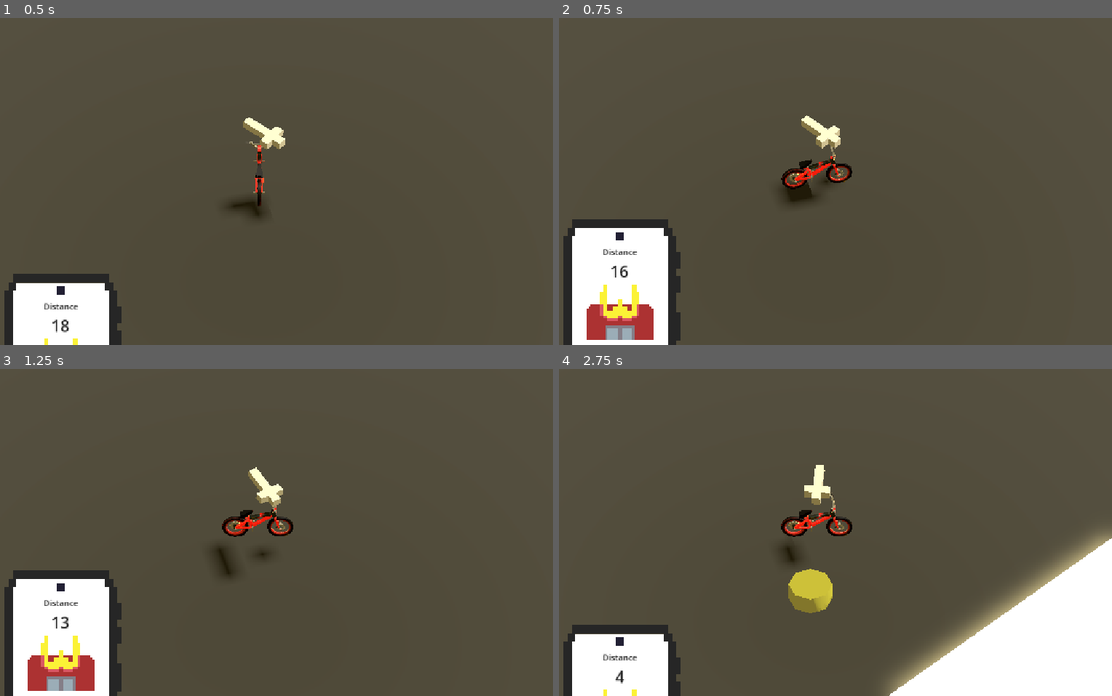
Above: before the commit, frames 1-4 (two rows, left to right).
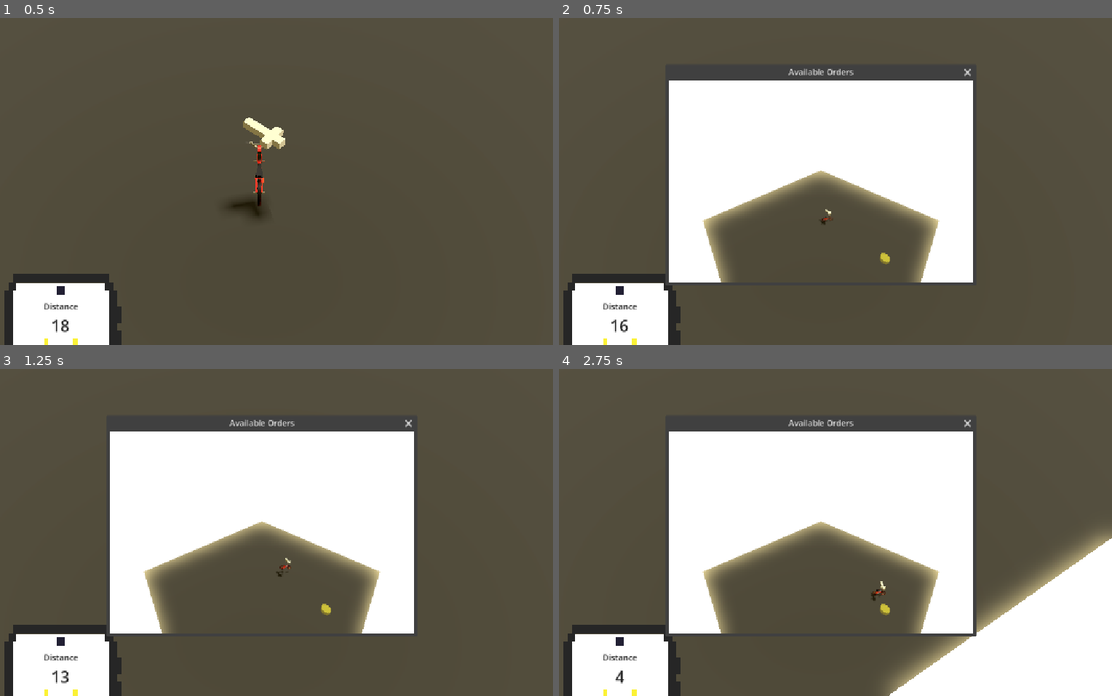
Above: after the commit, the same moments.

Repository: JustThomi/gmtk2026
Game: Godot game, scene res://src/scenes/world.tscn
Same seed, same stepped clock (60 frames per second), same inputs: the game is played once before the commit and once after it. The project has no main scene, so this scene is started directly.
Inputs (mouse positions are in pixels of both pictures, inside the frame that each line leads up to):
- Up to frame 1 (0.5 s): no input
- Up to frame 2 (0.75 s): tap Enter (ui_accept) at 0.5 s; move the mouse to (619, 335) at 0.52 s; hold D (right) from 0.53 s (still down); tap Tab (orders, bound only after the commit) at 0.6 s
- Up to frame 3 (1.25 s): keep holding D (right); tap Enter (ui_accept) at 0.77 s
- Up to frame 4 (2.75 s): move the mouse to (702, 548) at 1.27 s; release D (right) at 1.28 s; hold S (back) 1.28-2.03 s; tap Tab (orders, bound only after the commit) at 1.35, 2.1 s; tap Enter (ui_accept) at 1.52 s; move the mouse to (879, 460) at 2.02 s; hold D (right) from 2.03 s (still down)

Frame 1 is identical in both runs. In frame 2, 31% of the frame differs, in the area x 0-75%, y 15-100%; in frame 3, 31%; in frame 4, 27%.

Commit message:
add basic orders window and readme

Diff:
--- a/project.godot
+++ b/project.godot
@@ -45,6 +45,11 @@
 "events": [Object(InputEventKey,"resource_local_to_scene":false,"resource_name":"","device":-1,"window_id":0,"alt_press …(192 unchanged characters)…
 ]
 }
+orders={
+"deadzone": 0.2,
+"events": [Object(InputEventKey,"resource_local_to_scene":false,"resource_name":"","device":-1,"window_id":0,"alt_pressed":false,"shift_pressed":false,"ctrl_pressed":false,"meta_pressed":false,"pressed":false,"keycode":0,"physical_keycode":4194306,"key_label":0,"unicode":0,"location":0,"echo":false,"script":null)
+]
+}
 
 [physics]
 
--- a/src/player/player.gd
+++ b/src/player/player.gd
@@ -2,7 +2,9 @@
 
 @onready var model: Node3D = $Model
 @onready var arrow: Node3D = $Arrrow
+
 @export var model_rotation_offset := deg_to_rad(-45.0)
+@export var hud: Control
 
 const SPEED = 10.0
 const JUMP_VELOCITY = 4.5
@@ -21,6 +23,9 @@
 	if not is_on_floor():
 		velocity += get_gravity() * delta
 
+	if Input.is_action_just_pressed("orders"):
+		hud.order_map.visible = not hud.order_map.visible
+
 	if Input.is_action_just_pressed("ui_accept") and is_on_floor():
 		velocity.y = JUMP_VELOCITY
 
--- a/src/scenes/world.tscn
+++ b/src/scenes/world.tscn
@@ -31,8 +31,9 @@
 size = Vector3(50, 0.2, 50)
 material = SubResource("StandardMaterial3D_p8qt8")
 
-[node name="CharacterBody3D" parent="." unique_id=1212996814 instance=ExtResource("1_w561s")]
+[node name="CharacterBody3D" parent="." unique_id=1212996814 node_paths=PackedStringArray("hud") instance=ExtResource("1_w561s")]
 transform = Transform3D(0.70710677, -1.0536712e-08, 0.70710677, 2.9802322e-08, 1.0000001, 0, -0.70710677, 3.1610135e-08, 0.70710677, 9.536743e-07, 2.034729, 0)
+hud = NodePath("../HUD")
 
 [node name="Camera3D" type="Camera3D" parent="CharacterBody3D" unique_id=660617789]
 transform = Transform3D(1.0000001, 2.9802322e-08, 2.9802322e-08, -2.9802322e-08, 0.70710677, 0.7071067, 0, -0.7071068, 0.7071068, 0.113569714, 5.842803, 5.624824)
--- a/src/ui/hud.gd
+++ b/src/ui/hud.gd
@@ -1,10 +1,13 @@
 extends Control
 
 @onready var phone: MarginContainer = $Phone
+
 @onready var orders_page: MarginContainer = $Phone/OrdersPage
 @onready var active_order_page: MarginContainer = $Phone/ActiveOrderPage
 
 @onready var distance_value: Label = $Phone/ActiveOrderPage/MenuContainer/DistanceValue
+
+@onready var order_map: Window = $OrdersMap
 
 func _ready() -> void:
 	#orders_page.show()
@@ -12,6 +15,8 @@
 
 	orders_page.hide()
 	active_order_page.show()
+
+	order_map.hide()
 
 func _process(_delta: float) -> void:
 	if OrderManager.current_target != null:
@@ -27,3 +32,7 @@
 	# TODO: trigger orders here
 	orders_page.hide()
 	active_order_page.show()
+
+
+func _on_orders_map_close_requested():
+	order_map.hide()
--- a/src/ui/hud.tscn
+++ b/src/ui/hud.tscn
@@ -16,6 +16,15 @@
 grow_vertical = 2
 mouse_filter = 2
 script = ExtResource("1_4rn03")
+
+[node name="OrdersMap" type="Window" parent="." unique_id=100749499]
+oversampling_override = 1.0
+title = "Available Orders"
+initial_position = 1
+size = Vector2i(600, 400)
+
+[node name="Camera3D" type="Camera3D" parent="OrdersMap" unique_id=296804481]
+transform = Transform3D(0.70710677, -0.35355353, 0.61237246, 7.1054274e-15, 0.86602527, 0.50000006, -0.70710665, -0.35355344, 0.6123724, 20, 30, 20)
 
 [node name="Phone" type="MarginContainer" parent="." unique_id=1872206591]
 layout_mode = 1
@@ -121,6 +130,7 @@
 texture = ExtResource("3_snmo6")
 stretch_mode = 5
 
+[connection signal="close_requested" from="OrdersMap" to="." method="_on_orders_map_close_requested"]
 [connection signal="mouse_entered" from="Phone/MouseDetector" to="." method="_on_mouse_detector_mouse_entered"]
 [connection signal="mouse_exited" from="Phone/MouseDetector" to="." method="_on_mouse_detector_mouse_exited"]
 [connection signal="pressed" from="Phone/OrdersPage/MenuContainer/OrderButton" to="." method="_on_order_button_pressed"]
Not shown, added: README.md
